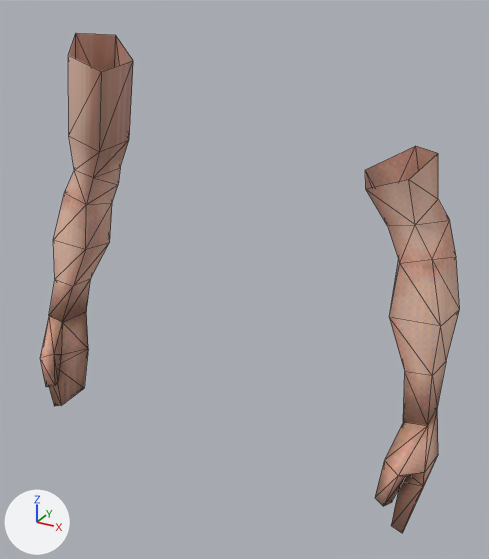
One commit to the glTF model assets/models/viewmodel/viewmodel.glb: the scene before it, then after it.
Rendered twice from a 50 mm camera at (0.572, -0.931, 1.636) aimed at (0.033, 0.05, 1.146). Every picture has the same lights, and +X, +Y and +Z are marked at lower left. The first picture is the older version. Mesh edges are drawn as thin lines. Vertices at exactly the same position are counted once.

Names of what the first picture shows: 'male_player.009'.
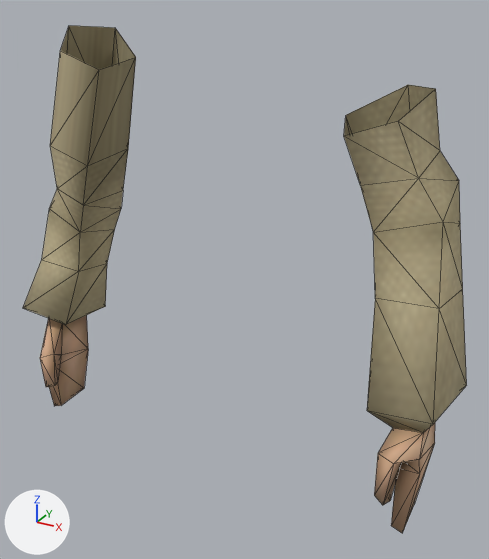
What differs and where, as boxes (x1, y1, x2, y2) in the pictures (489 x 559 px; the box of a moved part takes in the faces that stretch with it):
'male_player.009', surface changed, reshaped
    before: (40, 33, 460, 533)
    after: (23, 25, 467, 533)
part 1 of me_male_player_010, moved or reshaped
    before: (365, 146, 460, 533)
    after: (344, 85, 467, 533)
part 2 of me_male_player_010, moved or reshaped
    before: (49, 33, 133, 322)
    after: (23, 25, 136, 325)

The change, as a diff of the scene's bpy script:
```diff
--- a/assets/models/viewmodel/viewmodel.glb.py
+++ b/assets/models/viewmodel/viewmodel.glb.py
@@ img_detective @@
+img_detective = load_image('detective', '_unpacked/detective', 256, 256, 'sRGB')
@@ mat_hero_002 @@
 mat_hero_002 = principled_material('hero.002')
-mat_hero_002.texture = img_man_t256
+mat_hero_002.texture = img_detective
 mat_hero_002.roughness = 1.0
@@ me_male_player_010 @@
 # used by ob_male_player_009; location = (0.0, 0.0, 0.0)
-me_male_player_010.from_pydata(...)  # 113 vertices, 204 faces; spans x -0.416..0.407, y -0.08..0.159, z 0.788..1.552
+me_male_player_010.from_pydata(...)  # 113 vertices, 204 faces; spans x -0.461..0.432, y -0.08..0.15, z 0.788..1.565
+# me_male_player_010 part 1: 50 of 113 vertices moved; they spanned x 0.23..0.407, y -0.08..0.159, z 0.864..1.405 and now span x 0.19..0.432, y -0.08..0.15, z 0.868..1.496; mean shift (-0.013, -0.004, 0.027); largest move (0.296, 0.128, 1.4) -> (0.272, 0.139, 1.491)
+# me_male_player_010 part 2: 33 of 113 vertices moved; they spanned x -0.412..-0.199, y -0.001..0.159, z 1.06..1.552 and now span x -0.461..-0.187, y -0.044..0.145, z 0.995..1.565; mean shift (-0.011, -0.013, -0.029); largest move (-0.397, 0.013, 1.07) -> (-0.44, -0.044, 1.017)
 me_male_player_010.materials.append(mat_hero_002)
```
